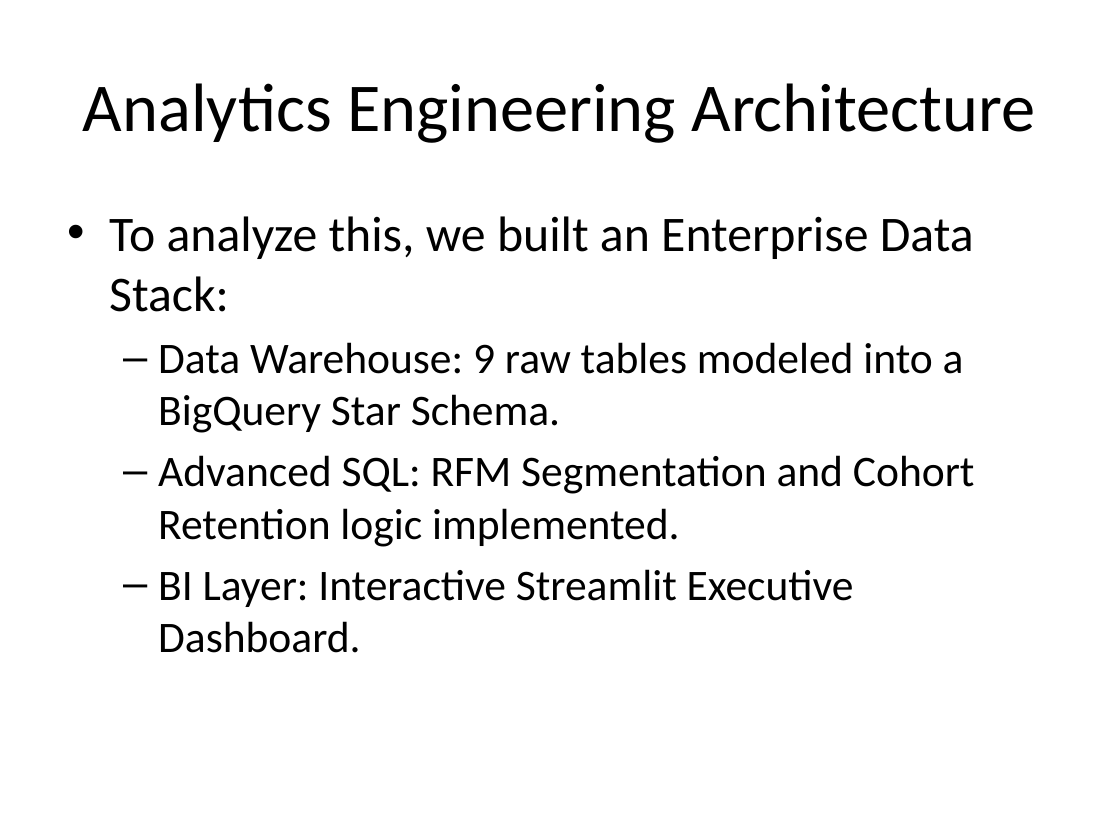
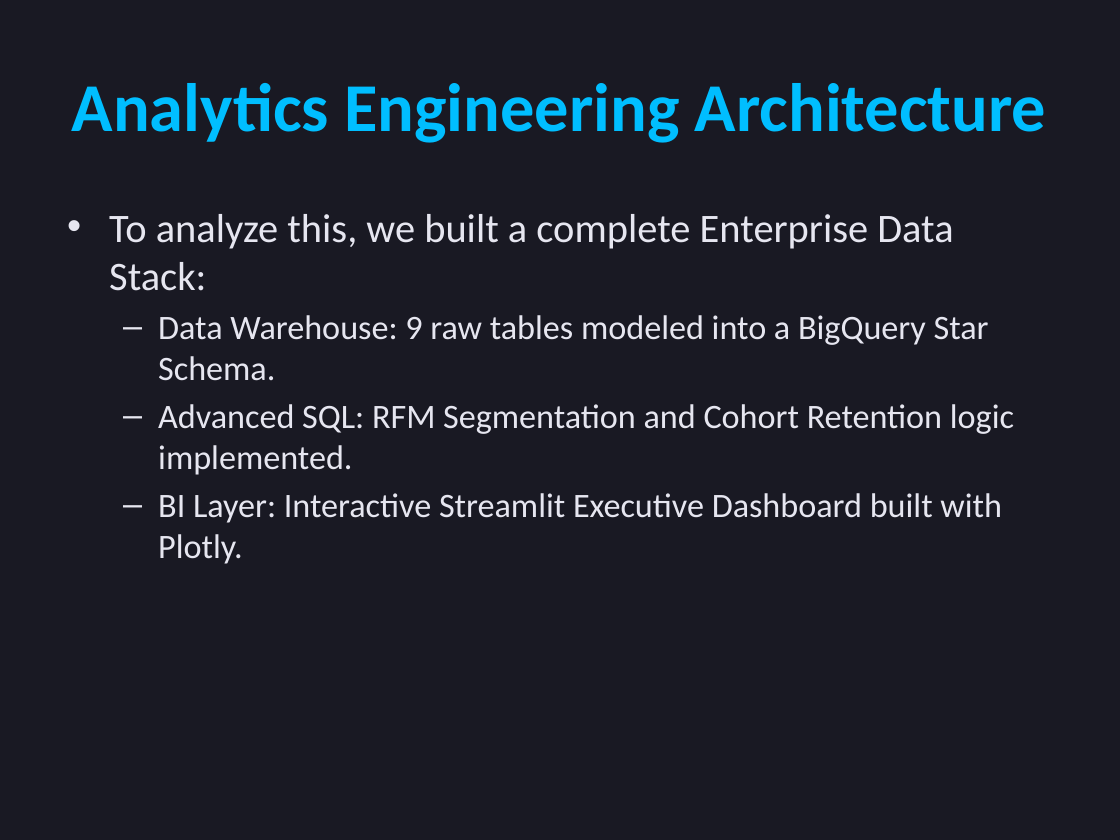
Before and after one commit to Rikis3/olist-intelligence-platform, a slide deck: slide 3 of presentation/Olist_Executive_Review.pptx. Drawn at 1120x840 pixels with LibreOffice and Linux fonts; fonts in the diff are those of the drawing. Boxes give left, top, right and bottom in pixels: in the first picture for what was removed or moved away, otherwise in the second. Text is boxed around its words. In the diff, an @@ line names an element or a change of style, - is before the commit and + after.

Commit message:
Enhance PPTX with modern dark mode styling

```diff
--- a/presentation/Olist_Executive_Review.pptx
+++ b/presentation/Olist_Executive_Review.pptx
@@ background #FFFFFF to #191923 @@
@@ title "Analytics Engineering Architecture" at <box>72,83,1046,143</box>: text colour #000000 to #00BEFF, bold on @@
@@ text at <box>109,214,953,291</box>: text changed; size 32 to 26 pt; text colour #000000 to #E6E6F0 @@
-• To analyze this, we built an Enterprise Data Stack:
+• To analyze this, we built a complete Enterprise Data Stack:
@@ text at <box>158,315,1014,475</box>: size 28 to 22 pt, text colour #000000 to #E6E6F0 in "Data Warehouse: 9 raw tables modeled into ...", "Advanced SQL: RFM Segmentation and Cohort Retention ..."; less space between paragraphs @@
@@ text at <box>158,493,1002,564</box>: text changed; size 28 to 22 pt; text colour #000000 to #E6E6F0 @@
-  – BI Layer: Interactive Streamlit Executive Dashboard.
+  – BI Layer: Interactive Streamlit Executive Dashboard built with Plotly.
```
Also in this commit, not shown: 5 other slides changed, 1 other file.
